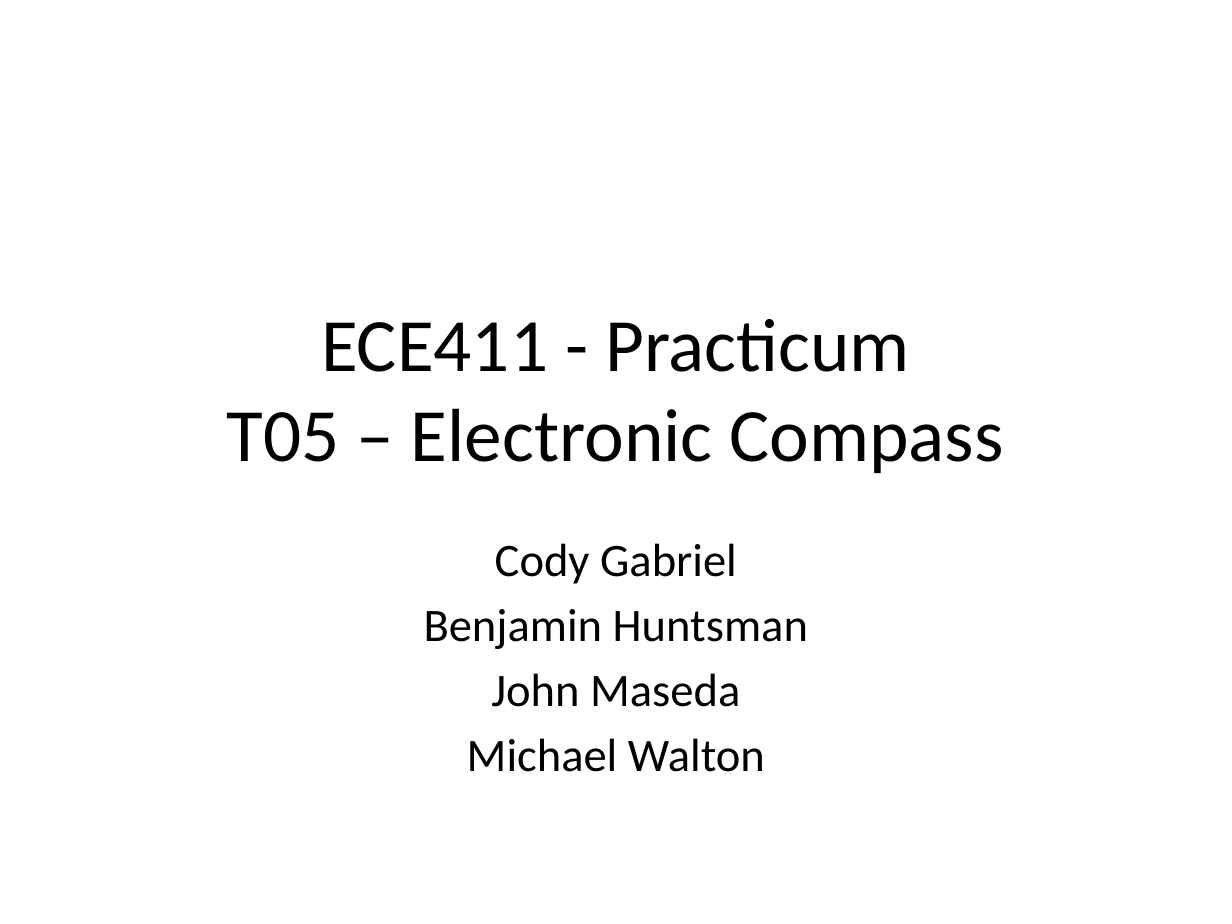
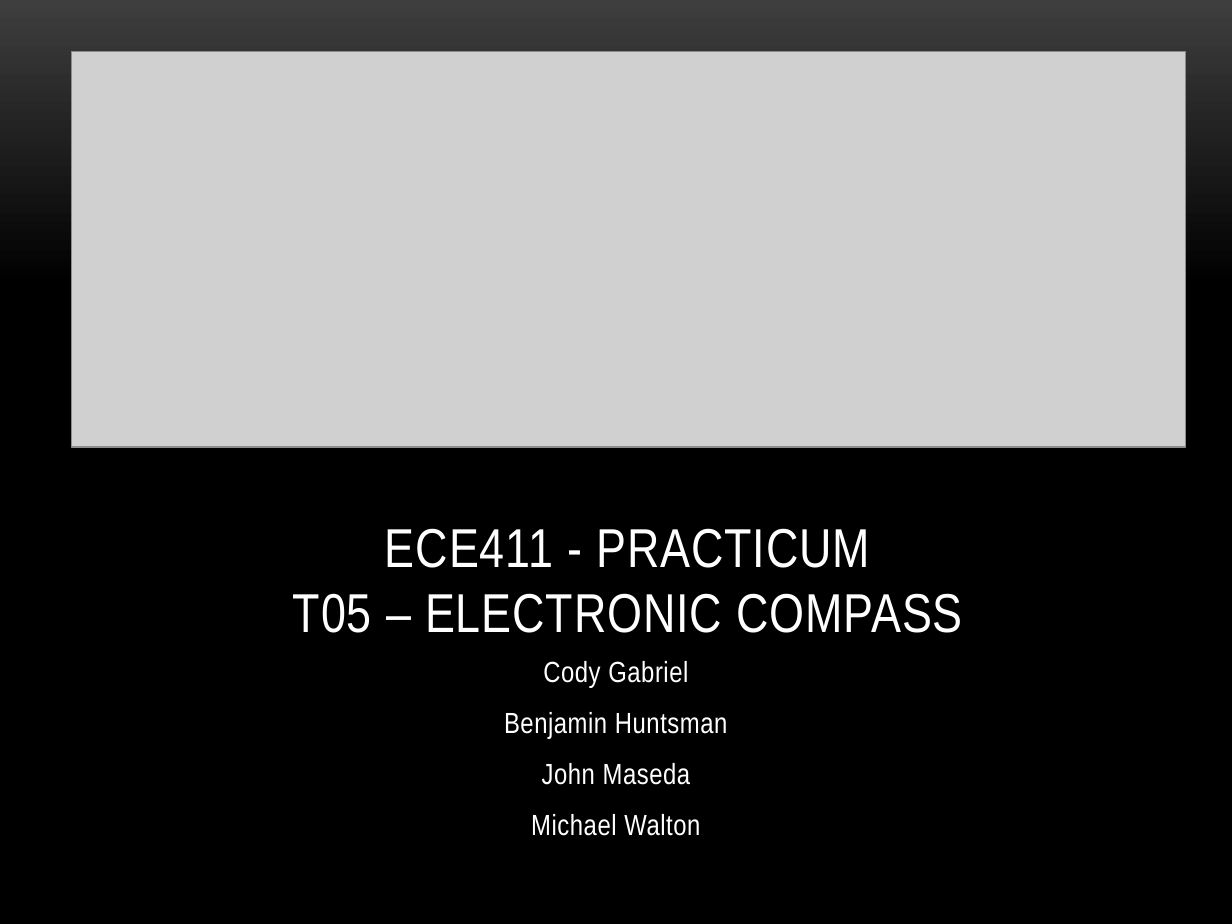
Before and after one commit to dosferatu/electronic-compass, a slide deck: slide 1 of Documentation/Project Documentation/Project Presentation.pptx. Drawn at 1232x924 pixels with LibreOffice and Linux fonts; fonts in the diff are those of the drawing; grey boxes stand for pictures; background and template pictures are left out. Boxes give left, top, right and bottom in pixels: in the first picture for what was removed or moved away, otherwise in the second. Text is boxed around its words. In the diff, an @@ line names an element or a change of style, - is before the commit and + after.

```diff
--- a/Documentation/Project Documentation/Project Presentation.pptx
+++ b/Documentation/Project Documentation/Project Presentation.pptx
@@ background #FFFFFF to gradient #3F3F3F to #000000 @@
@@ picture added at [71, 52, 1185, 447] @@
@@ title "ECE411 - PRACTICUM T05 – ..." at [293, 528, 962, 633]: vertical alignment middle to bottom @@
@@ title at [293, 528, 962, 633]: text changed; size 44 to 32 pt; font Calibri to Arial Narrow; text colour #000000 to #FFFFFF @@
-ECE411 - Practicum
-T05 – Electronic Compass
+ECE411 - PRACTICUM
+T05 – ELECTRONIC COMPASS
@@ subtitle "Cody Gabriel": place and size @@
-subtitle "Cody Gabriel" at [424, 543, 808, 772]
+subtitle "Cody Gabriel" at [504, 661, 728, 836]
@@ subtitle "Cody Gabriel" at [504, 661, 728, 836]: size 27.2 to 17 pt, font Calibri to Arial Narrow, text colour #000000 to #FFFFFF, letter spacing 0 to 0.3 pt; more space between paragraphs @@
```
Also in this commit, not shown: 24 other slides changed, 2 slides added, 1 slide removed, 2 other files.
